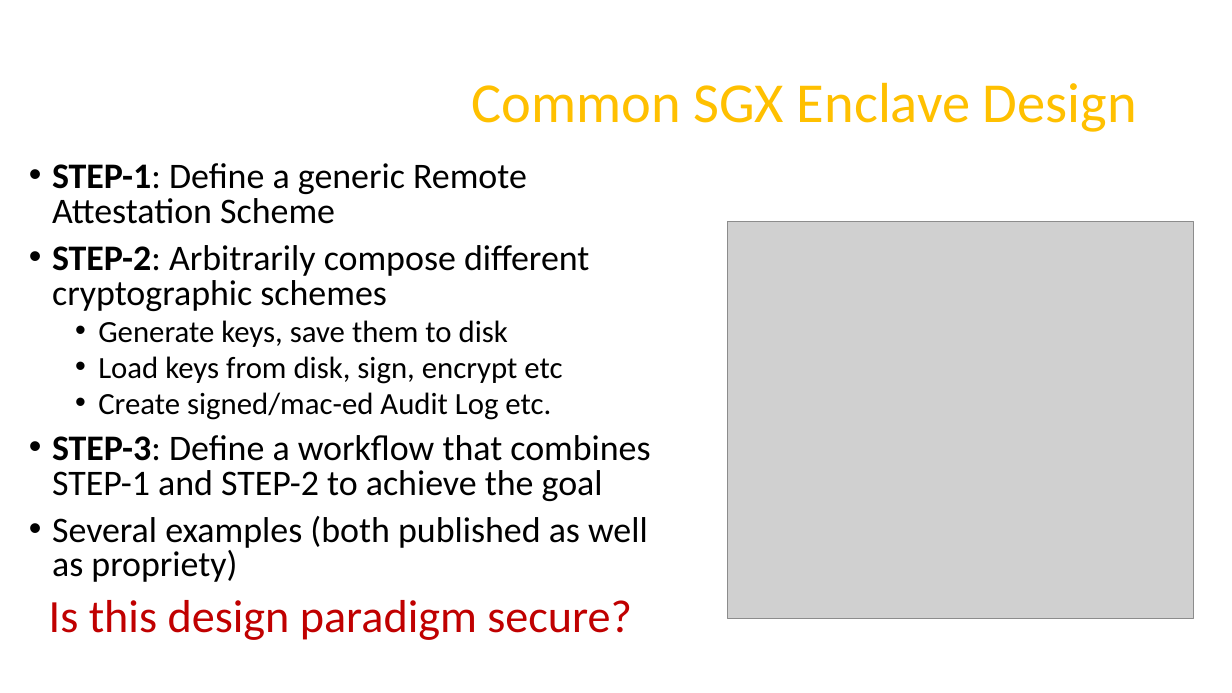
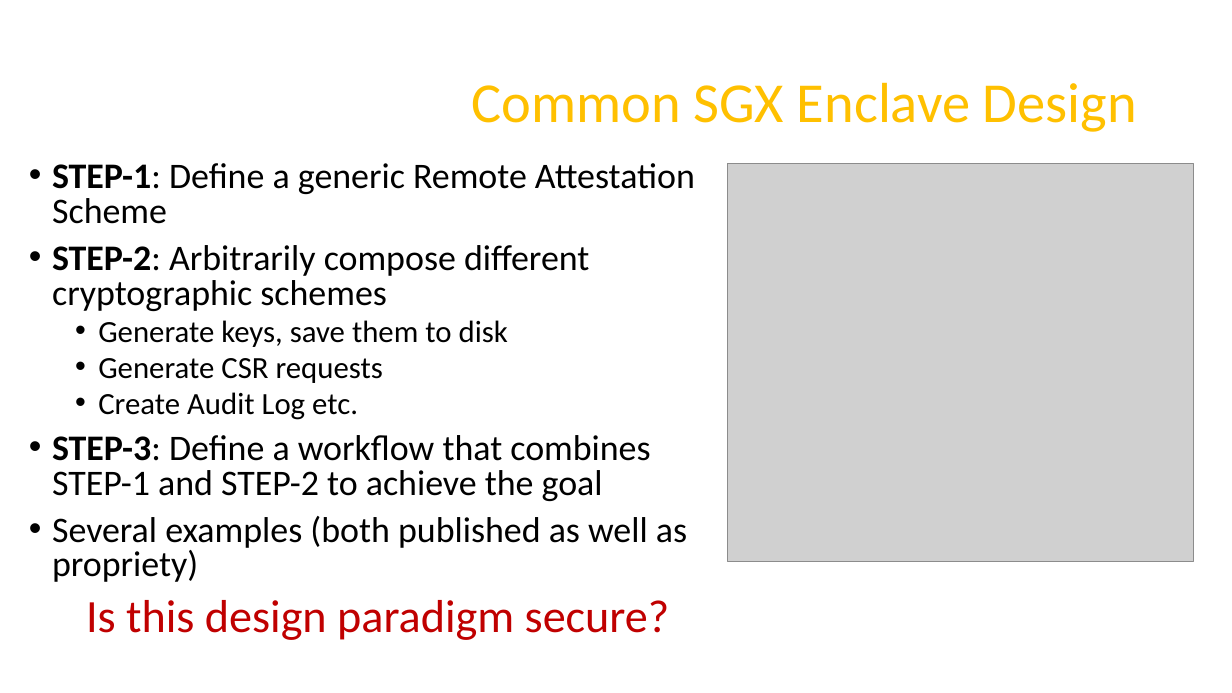
Before and after one commit to axelexic/sgx_remote_attestation_bh_17, a slide deck: slide 4 of presentation/us-17-Swami-SGX-Remote-Attestation-Is-Not-Sufficient.pptx. Drawn at 1232x693 pixels with LibreOffice and Linux fonts; fonts in the diff are those of the drawing; grey boxes stand for pictures; background and template pictures are left out. Boxes give left, top, right and bottom in pixels: in the first picture for what was removed or moved away, otherwise in the second. Text is boxed around its words. In the diff, an @@ line names an element or a change of style, - is before the commit and + after.

```diff
--- a/presentation/us-17-Swami-SGX-Remote-Attestation-Is-Not-Sufficient.pptx
+++ b/presentation/us-17-Swami-SGX-Remote-Attestation-Is-Not-Sufficient.pptx
@@ picture: place and size @@
-picture at [727,222,1194,619]
+picture at [727,164,1194,561]
@@ text at [98,358,383,420]: text changed @@
-  • Load keys from disk, sign, encrypt etc
-  • Create signed/mac-ed Audit Log etc.
+  • Generate CSR requests
+  • Create Audit Log etc.
```
Also in this commit, not shown: 12 other slides changed, 4 slides added, 2 slides removed, 3 other files.
